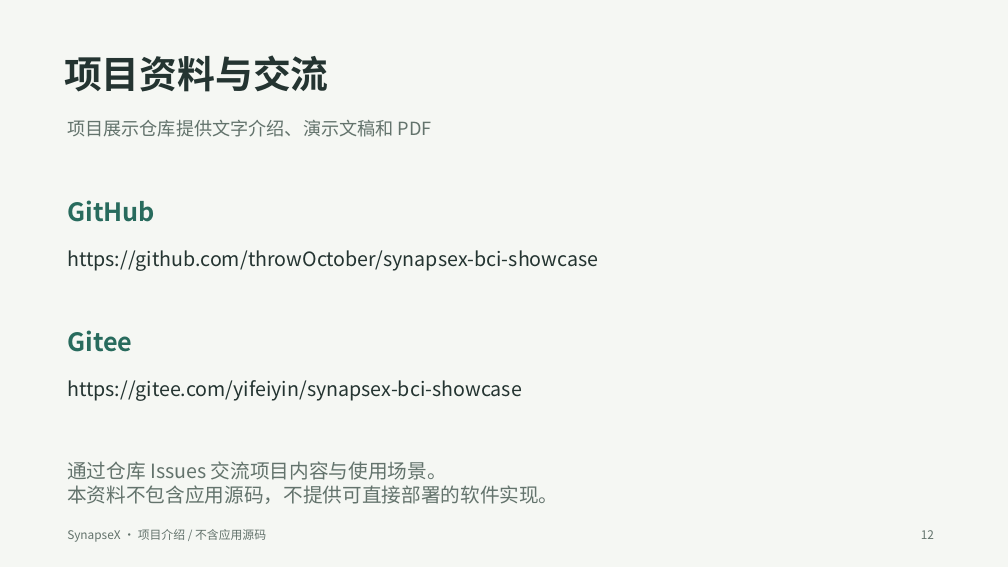
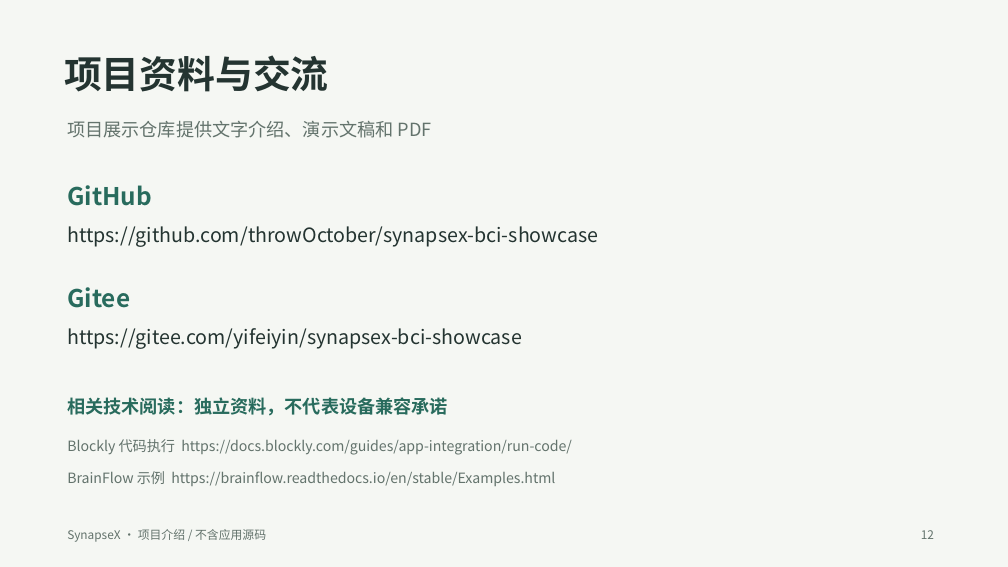
Before and after one commit to throwOctober/synapsex-bci-showcase, a slide deck: slide 12 of project-overview.pptx. Drawn at 1008x567 pixels with LibreOffice and Linux fonts; fonts in the diff are those of the drawing. Boxes give left, top, right and bottom in pixels: in the first picture for what was removed or moved away, otherwise in the second. Text is boxed around its words. In the diff, an @@ line names an element or a change of style, - is before the commit and + after.

Commit message:
docs: frontload programmable EEG mechanisms and examples

```diff
--- a/project-overview.pptx
+++ b/project-overview.pptx
@@ text "GitHub": place and size @@
-text "GitHub" at [67, 200, 155, 222]
+text "GitHub" at [67, 185, 152, 206]
@@ text "GitHub" at [67, 185, 152, 206]: size 24 to 23.2 pt @@
@@ text "https://github.com/throwOctober/synapsex-bci-showcase": place and size @@
-text "https://github.com/throwOctober/synapsex-bci-showcase" at [67, 250, 598, 271]
+text "https://github.com/throwOctober/synapsex-bci-showcase" at [67, 226, 598, 247]
@@ text "Gitee" at [67, 287, 130, 308]: size 24 to 23.2 pt @@
@@ text "Gitee": place and size @@
-text "Gitee" at [67, 330, 132, 352]
+text "Gitee" at [67, 287, 130, 308]
@@ text "https://gitee.com/yifeiyin/synapsex-bci-showcase": place and size @@
-text "https://gitee.com/yifeiyin/synapsex-bci-showcase" at [67, 380, 522, 401]
+text "https://gitee.com/yifeiyin/synapsex-bci-showcase" at [67, 328, 522, 349]
@@ text added at [67, 397, 448, 416], 17.2 pt, text #286B5D, bold @@
+相关技术阅读：独立资料，不代表设备兼容承诺
@@ text added at [67, 439, 572, 455], 13.5 pt, text #63736C @@
+Blockly 代码执行 https://docs.blockly.com/guides/app-integration/run-code/
@@ text removed at [67, 461, 558, 504] @@
-通过仓库 Issues 交流项目内容与使用场景。
-本资料不包含应用源码，不提供可直接部署的软件实现。
@@ text added at [67, 471, 555, 486], 13.5 pt, text #63736C @@
+BrainFlow 示例 https://brainflow.readthedocs.io/en/stable/Examples.html
```
Also in this commit, not shown: 4 other slides changed, 7 slides added, 7 slides removed, 3 other files.
